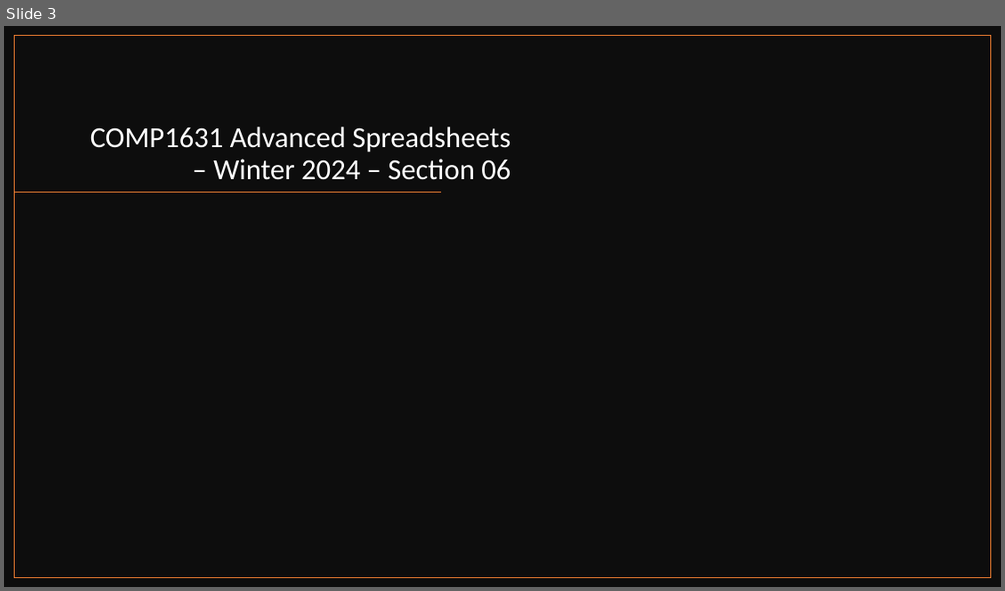
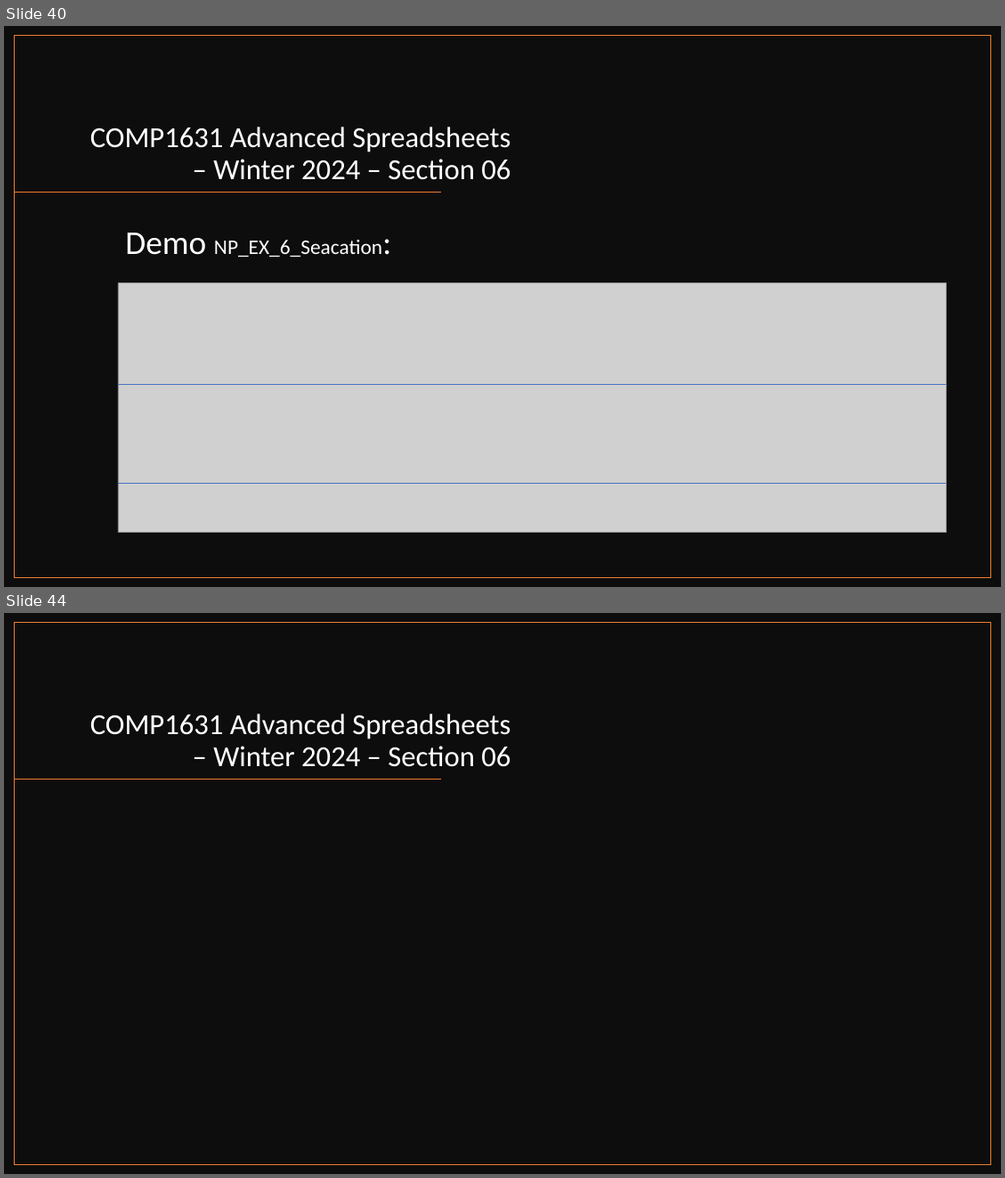
Before and after one commit to muktoakash/Teaching, a slide deck: COMP1631/lecture_4.pptx. Shown one above the other, each under a label of ours: slide 3 before the commit, slides 40 and 44 after it; the slides between them are not shown. The pictures are 1005x591 and 1005x1178 pixels, drawn with LibreOffice and Linux fonts; fonts in the diff are those of the drawing; grey boxes stand for pictures. Boxes give left, top, right and bottom in pixels: in the first picture for what was removed or moved away, otherwise in the second. Text is boxed around its words. In the diff, an @@ line names an element or a change of style, - is before the commit and + after.

```diff
--- a/COMP1631/lecture_4.pptx
+++ b/COMP1631/lecture_4.pptx
@@ slide 40 added at (4,26,1001,587), background #FFFFFF @@
@@ rectangle added at (4,26,1001,587), fill #0D0D0D @@
@@ rectangle added at (15,36,991,578), outline #ED7D31 1 pt @@
@@ title added at (90,127,510,180), 28 pt, text #FFFFFF @@
+COMP1631 Advanced Spreadsheets – Winter 2024 – Section 06
@@ line added from (442, 192) to (15, 192), #ED7D31 1 pt @@
@@ text added at (125,232,382,257), 20 pt, text #FFFFFF @@
+Demo NP_EX_6_Seacation:
@@ picture added at (118,283,946,532) @@
@@ line added from (118, 384) to (947, 384), #4472C4 0.5 pt @@
@@ line added from (118, 483) to (947, 483), #4472C4 0.5 pt @@
@@ what was slide 3 is now slide 44 @@
```
Also in this commit, not shown: 2 slides changed, 39 other slides added, 3 other files.
